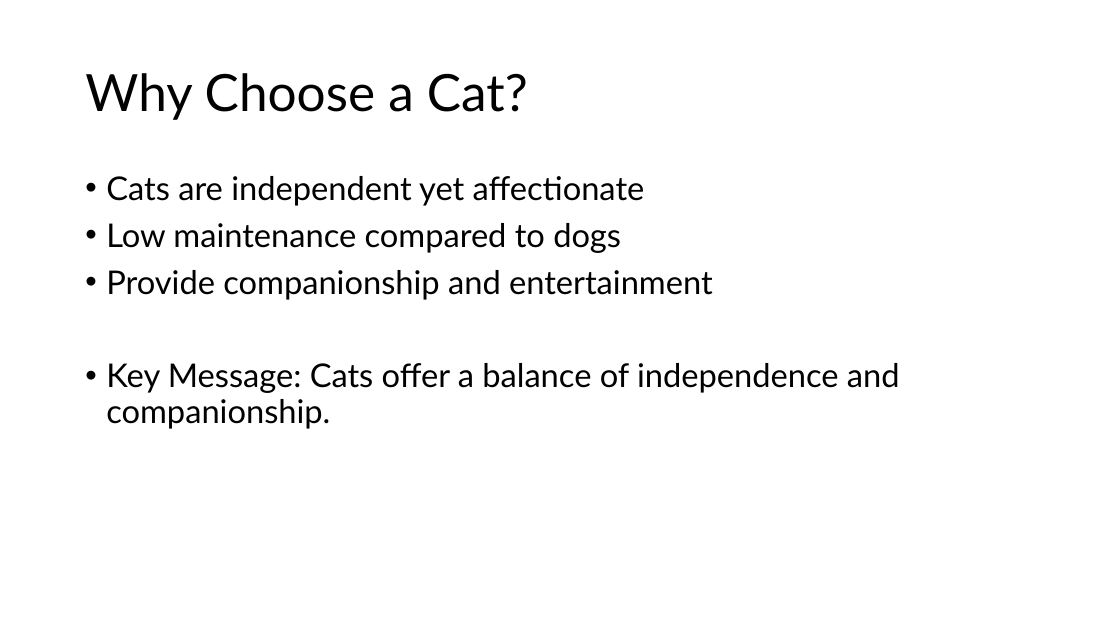
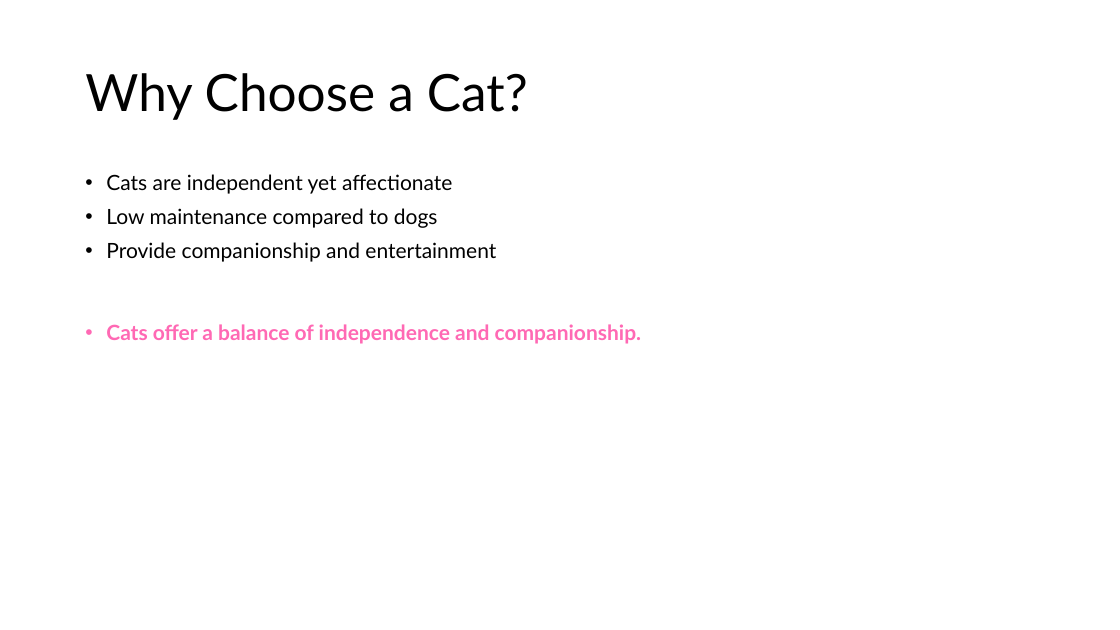
Before and after one commit to drubaga/SlideAI, a slide deck: slide 3 of output/Cats:_Companions_for_Children_and_Elderly_Dogs.pptx. Drawn at 1120x630 pixels with LibreOffice and Linux fonts; fonts in the diff are those of the drawing. Boxes give left, top, right and bottom in pixels: in the first picture for what was removed or moved away, otherwise in the second. Text is boxed around its words. In the diff, an @@ line names an element or a change of style, - is before the commit and + after.

Commit message:
feat(pptx): add intro slide with title/date, styled thank-you slide, and improved color formatting

```diff
--- a/output/Cats:_Companions_for_Children_and_Elderly_Dogs.pptx
+++ b/output/Cats:_Companions_for_Children_and_Elderly_Dogs.pptx
@@ text at [106,174,496,262]: size 28 to 18 pt in "Cats are independent yet affectionate", "Low maintenance compared to dogs", "Provide companionship and entertainment" @@
@@ text at [106,324,641,344]: text changed; size 28 to 18 pt; text colour #000000 to #FF69B4; bold on @@
-• Key Message: Cats offer a balance of independence and companionship.
+• Cats offer a balance of independence and companionship.
```
Also in this commit, not shown: 10 other slides changed, 1 slide added, 1 slide removed, 4 other files.
